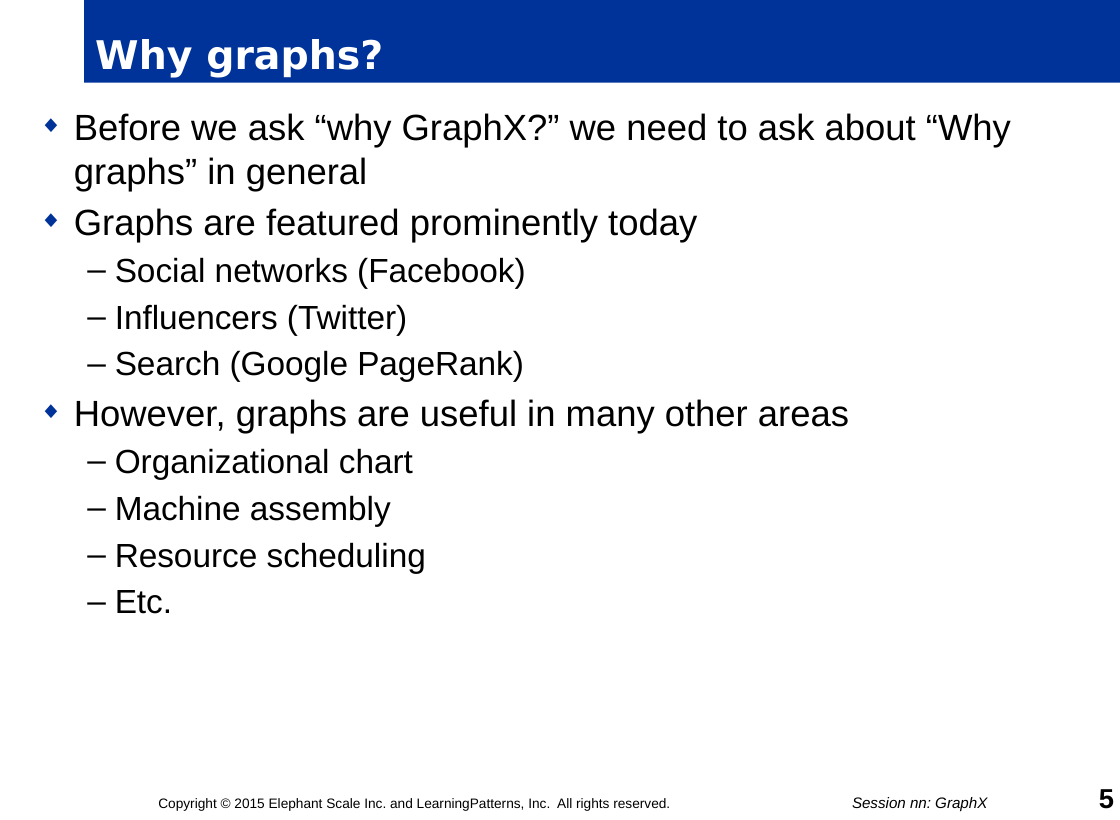
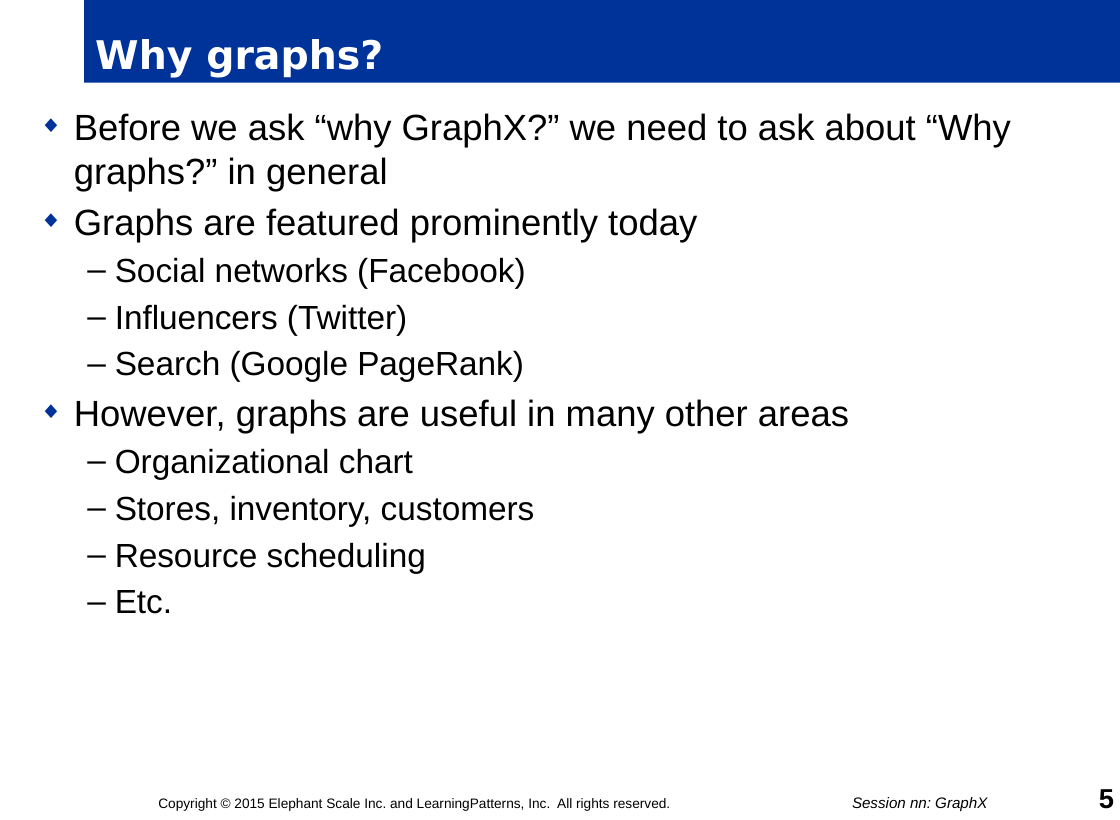
Before and after one commit to mattvinks/spark-labs, a slide deck: slide 5 of slides/nn_GraphX.pptm. Drawn at 1120x820 pixels with LibreOffice and Linux fonts; fonts in the diff are those of the drawing; background and template pictures are left out. Boxes give left, top, right and bottom in pixels: in the first picture for what was removed or moved away, otherwise in the second. Text is boxed around its words. In the diff, an @@ line names an element or a change of style, - is before the commit and + after.

```diff
--- a/slides/nn_GraphX.pptm
+++ b/slides/nn_GraphX.pptm
@@ text at (x1=74, y1=113, x2=1011, y2=191): text changed @@
-◆ Before we ask “why GraphX?” we need to ask about “Why graphs” in general
+◆ Before we ask “why GraphX?” we need to ask about “Why graphs?” in general
@@ text at (x1=115, y1=495, x2=535, y2=526): text changed @@
-  – Machine assembly
+  – Stores, inventory, customers
```
Also in this commit, not shown: 2 other slides changed, 9 slides added, 1 slide removed.
